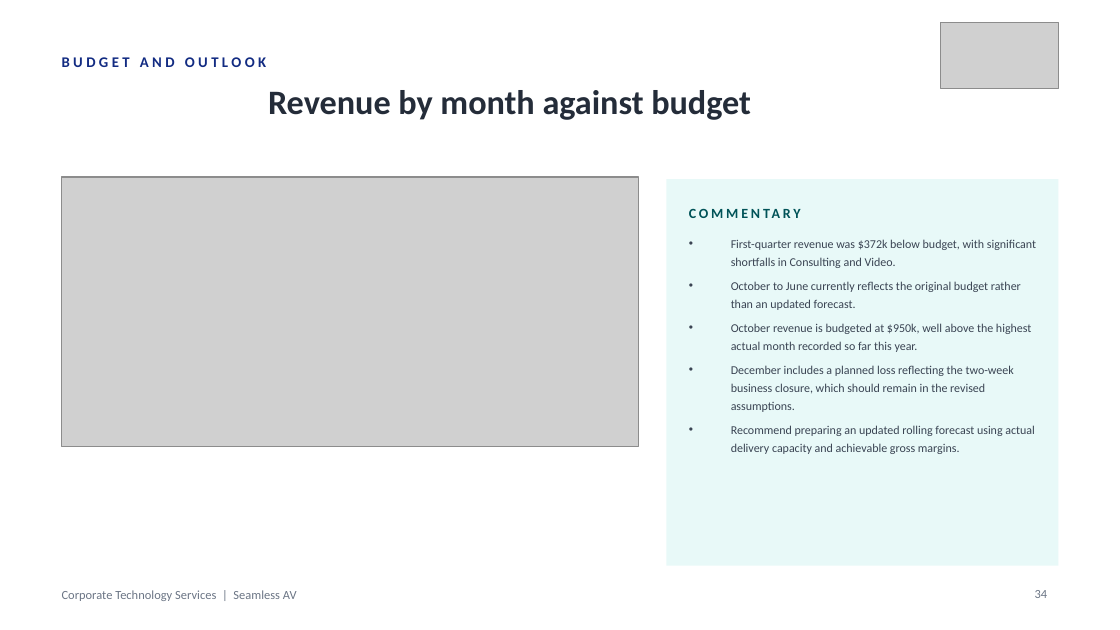
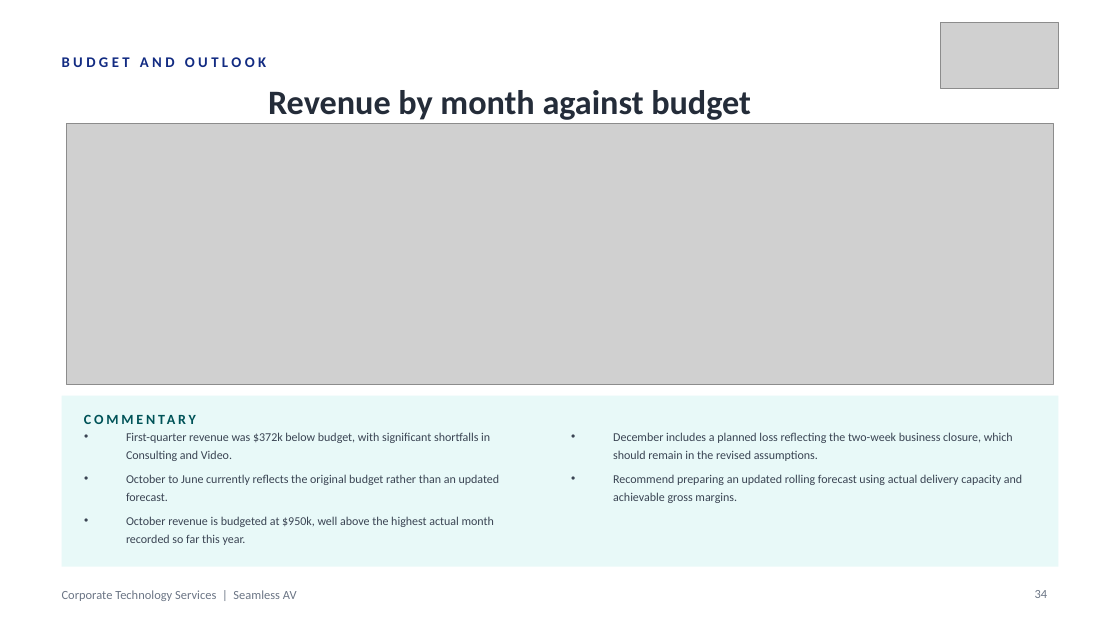
Before and after one commit to WesleyNelson-O33/Claude, a slide deck: slide 34 of deck/CTS Monthly Business Review - 30092026.pptx. Drawn at 1120x630 pixels with LibreOffice and Linux fonts; fonts in the diff are those of the drawing; grey boxes stand for pictures. Boxes give left, top, right and bottom in pixels: in the first picture for what was removed or moved away, otherwise in the second. Text is boxed around its words. In the diff, an @@ line names an element or a change of style, - is before the commit and + after.

```diff
--- a/deck/CTS Monthly Business Review - 30092026.pptx
+++ b/deck/CTS Monthly Business Review - 30092026.pptx
@@ picture added at [66, 123, 1053, 384] @@
@@ picture removed at [62, 177, 638, 446] @@
@@ text at [731, 239, 1036, 352]: paragraphs removed @@
-• First-quarter revenue was $372k below budget, with significant shortfalls in Consulting and Video.
-• October to June currently reflects the original budget rather than an updated forecast.
-• October revenue is budgeted at $950k, well above the highest actual month recorded so far this year.
@@ rectangle: place and size @@
-rectangle at [666, 179, 1058, 566]
+rectangle at [62, 395, 1058, 567]
@@ text "COMMENTARY" rewrapped from [689, 199, 1036, 227] to [84, 404, 420, 432] @@
@@ text added at [126, 432, 500, 545], 7.8 pt, text #3A4453 @@
+• First-quarter revenue was $372k below budget, with significant shortfalls in Consulting and Video.
+• October to June currently reflects the original budget rather than an updated forecast.
+• October revenue is budgeted at $950k, well above the highest actual month recorded so far this year.
@@ text "December includes a planned loss ...": place and size @@
-text "December includes a planned loss ..." at [731, 239, 1036, 454]
+text "December includes a planned loss ..." at [613, 432, 1022, 503]
```
Also in this commit, not shown: 8 other slides changed, 27 other files.
